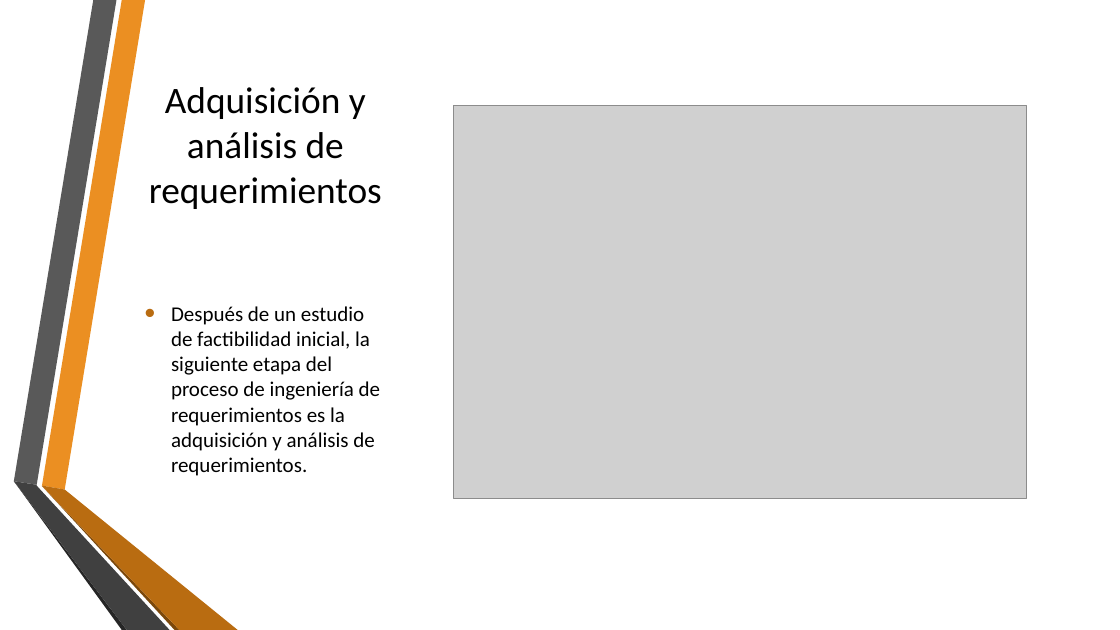
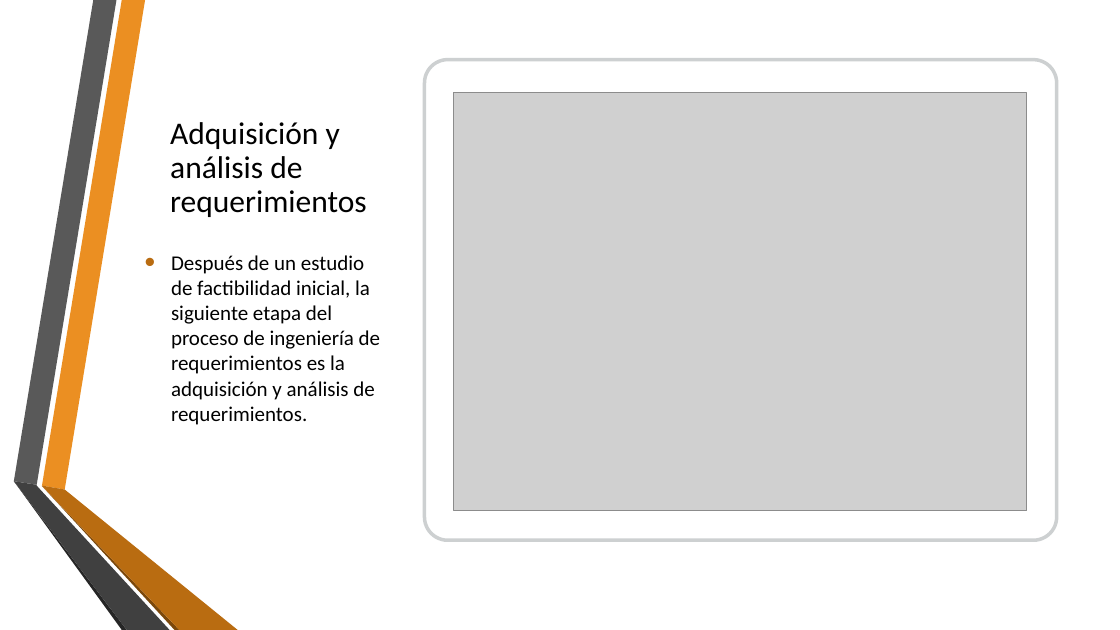
Before and after one commit to AryShared/SystemAnalysis, a slide deck: slide 15 of 2-1 Analisis de los requerimientos del sistema.pptx (slide 11 before the commit). Drawn at 1120x630 pixels with LibreOffice and Linux fonts; fonts in the diff are those of the drawing; grey boxes stand for pictures; background and template pictures are left out. Boxes give left, top, right and bottom in pixels: in the first picture for what was removed or moved away, otherwise in the second. Text is boxed around its words. In the diff, an @@ line names an element or a change of style, - is before the commit and + after.

```diff
--- a/2-1 Analisis de los requerimientos del sistema.pptx
+++ b/2-1 Analisis de los requerimientos del sistema.pptx
@@ freeform shape removed at <box>42,0,145,490</box> @@
@@ freeform shape added at <box>42,0,145,490</box>, fill #EB8F22 @@
@@ title "Adquisición y análisis de requerimientos": place and size @@
-title "Adquisición y análisis de requerimientos" at <box>149,87,382,209</box>
+title "Adquisición y análisis de requerimientos" at <box>170,122,367,217</box>
@@ title "Adquisición y análisis de requerimientos" at <box>170,122,367,217</box>: size 32 to 27 pt; alignment centre to left; line spacing 1 to 0.9; vertical alignment middle to bottom @@
@@ rounded rectangle added at <box>424,60,1057,540</box>, fill #FFFFFF, outline #979D9F 3 pt @@
@@ picture: place and size @@
-picture at <box>454,106,1027,498</box>
+picture at <box>454,93,1027,511</box>
@@ text "Después de un estudio de ..." at <box>171,255,380,425</box>: vertical alignment middle to top @@
```
Also in this commit, not shown: 3 other slides changed, 9 slides added, 1 slide removed, 6 other files.
